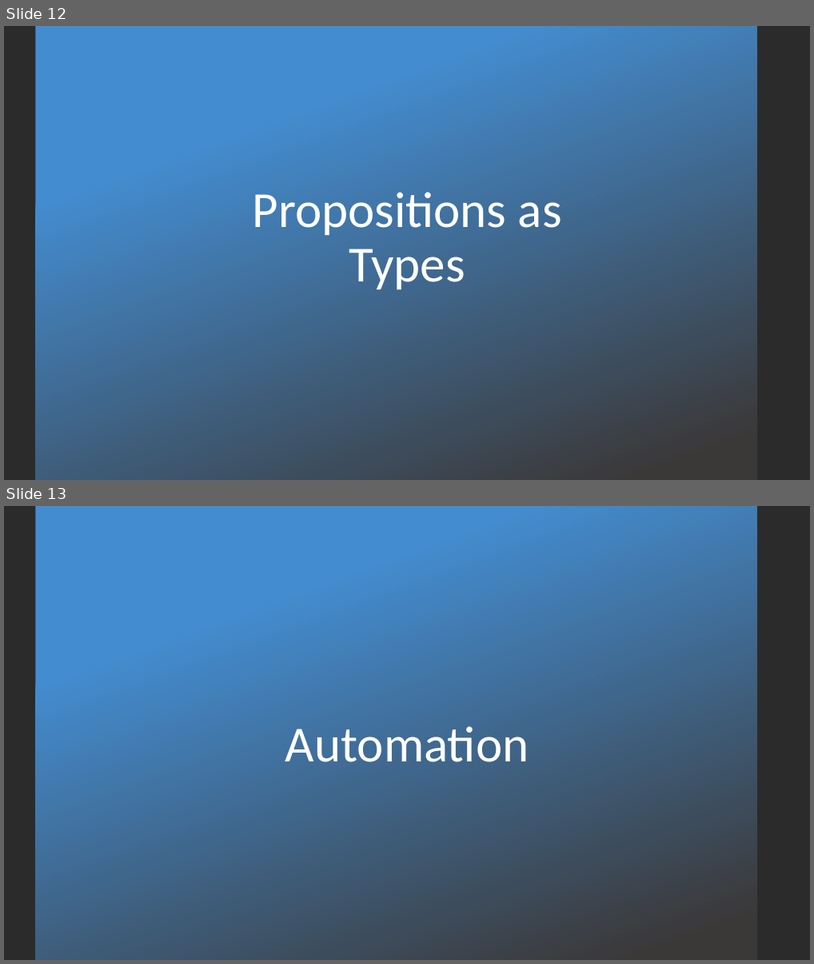
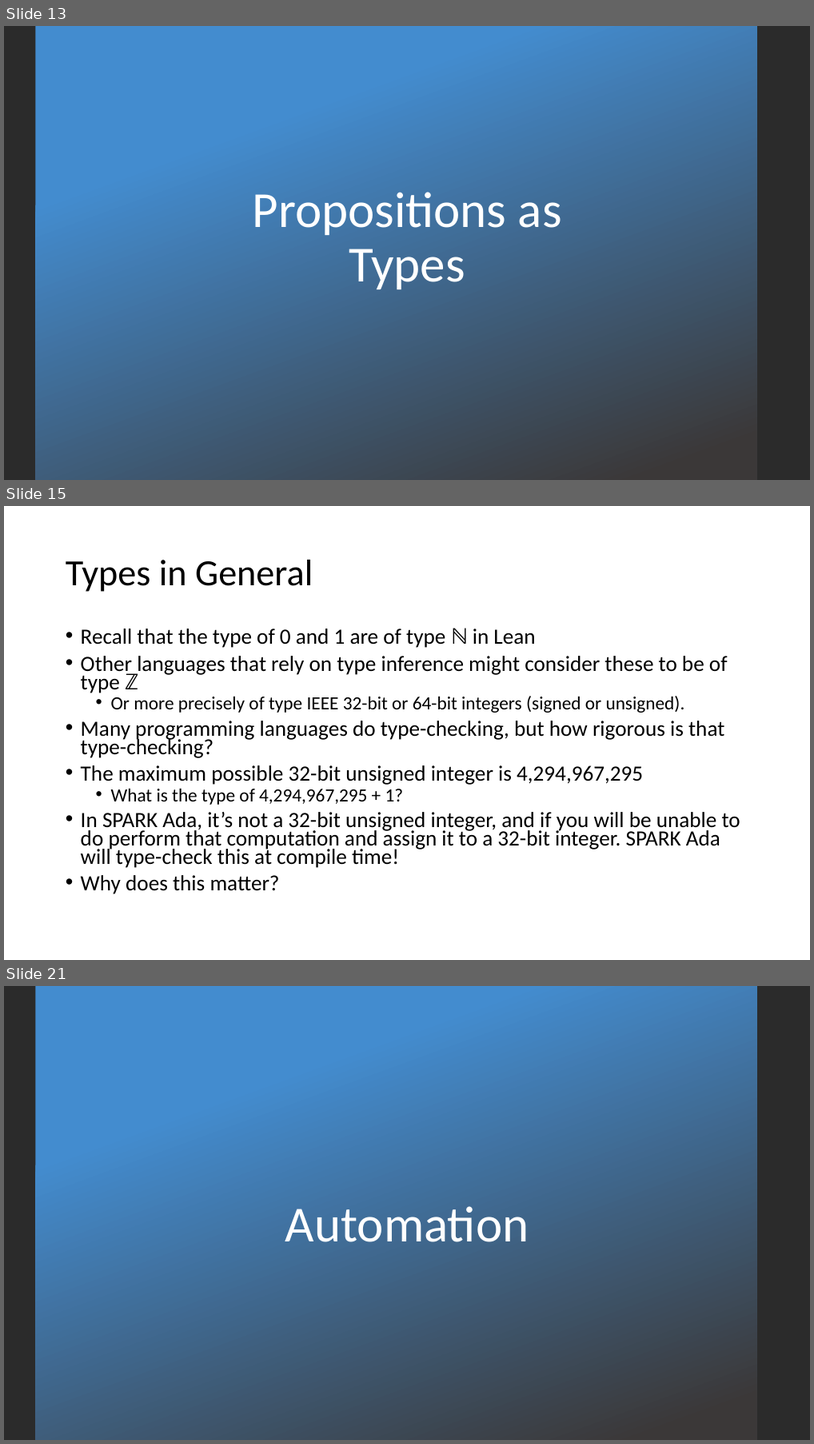
Before and after one commit to kevinsullivan/cs-dm, a slide deck: 01_Equality/Equality.pptx. Shown one above the other, each under a label of ours: slides 12 and 13 before the commit, slides 13, 15 and 21 after it; the slides between them are not shown. The pictures are 814x964 and 814x1444 pixels, drawn with LibreOffice and Linux fonts; fonts in the diff are those of the drawing; background and template pictures are left out; a plain dark background stands for a picture behind light text. Boxes give left, top, right and bottom in pixels: in the first picture for what was removed or moved away, otherwise in the second. Text is boxed around its words. In the diff, an @@ line names an element or a change of style, - is before the commit and + after.

```diff
--- a/01_Equality/Equality.pptx
+++ b/01_Equality/Equality.pptx
@@ slide 15 added at (4,506,810,960), background #FFFFFF @@
@@ title added at (66,560,313,592), 44 pt, text #000000 @@
+Types in General
@@ text added at (81,628,741,894), 25.9 pt, text #000000 @@
+• Recall that the type of 0 and 1 are of type ℕ in Lean
+• Other languages that rely on type inference might consider these to be of type ℤ
+  • Or more precisely of type IEEE 32-bit or 64-bit integers (signed or unsigned).
+• Many programming languages do type-checking, but how rigorous is that type-checking?
+• The maximum possible 32-bit unsigned integer is 4,294,967,295
+  • What is the type of 4,294,967,295 + 1?
+• In SPARK Ada, it’s not a 32-bit unsigned integer, and if you will be unable to do perform that computation and assign it to a 32-bit integer. SPARK Ada will type-check this at compile time!
+• Why does this matter?
@@ what was slide 12 is now slide 13 @@
@@ what was slide 13 is now slide 21 @@
```
Also in this commit, not shown: 3 slides changed, 11 other slides added, 1 slide removed, 2 other files.
